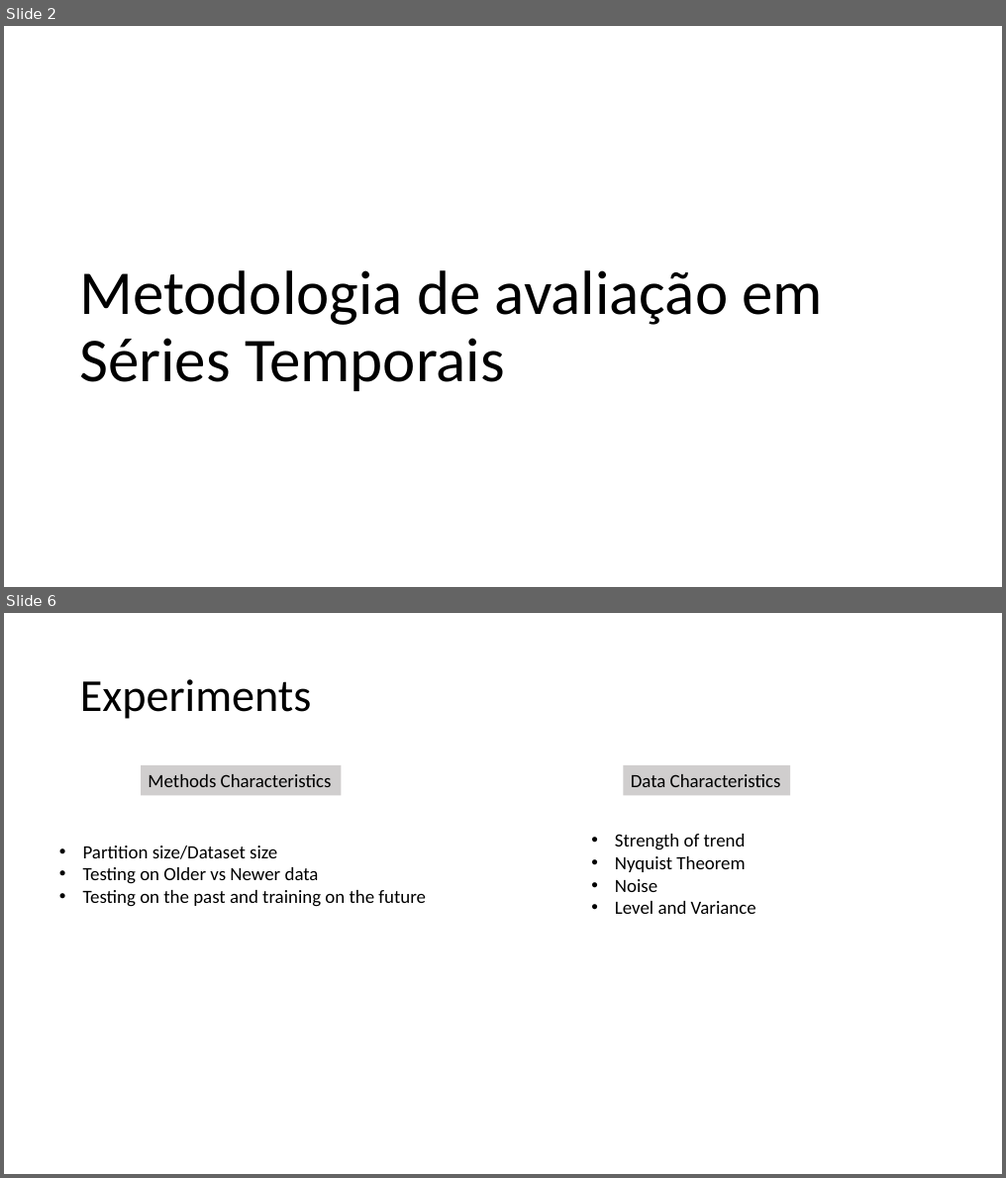
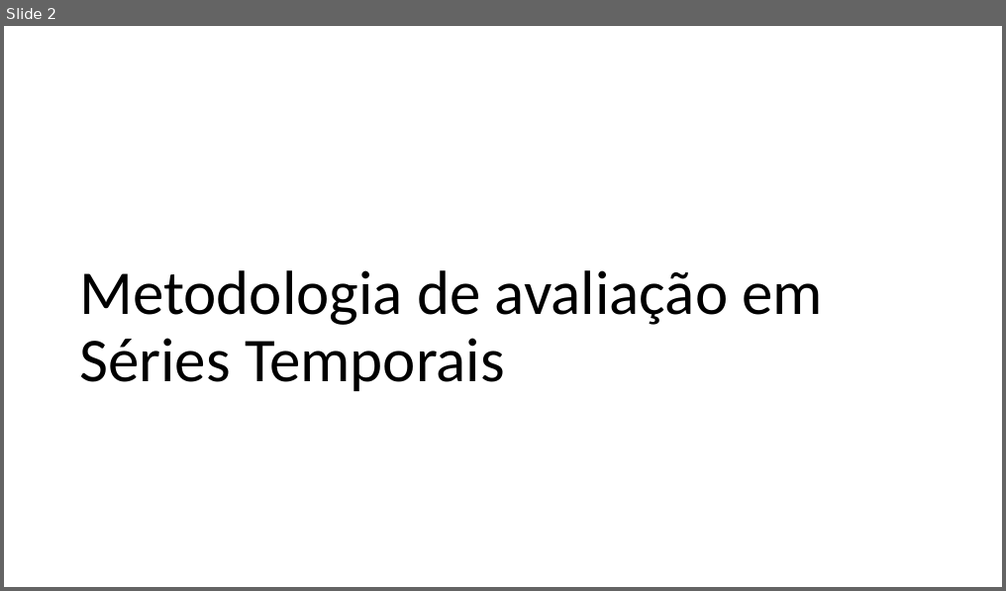
Before and after one commit to MiguelLoureiro98/timecave, a slide deck: papers/.ppt/TimeSeriesCV_15032024.pptx. Shown one above the other, each under a label of ours: slides 2 and 6 before the commit, slide 2 after it; the slides between them are not shown. The pictures are 1006x1178 and 1006x591 pixels, drawn with LibreOffice and Linux fonts; fonts in the diff are those of the drawing. Boxes give left, top, right and bottom in pixels: in the first picture for what was removed or moved away, otherwise in the second. Text is boxed around its words. In the diff, an @@ line names an element or a change of style, - is before the commit and + after.

```diff
--- a/papers/.ppt/TimeSeriesCV_15032024.pptx
+++ b/papers/.ppt/TimeSeriesCV_15032024.pptx
@@ slide 6 removed at <box>4,613,1002,1174</box>, background #FFFFFF @@
@@ title removed at <box>80,679,312,719</box> @@
-Experiments
@@ rectangle removed at <box>141,765,342,795</box> @@
-Methods Characteristics
@@ rectangle removed at <box>623,765,790,795</box> @@
-Data Characteristics
@@ text removed at <box>83,846,426,907</box> @@
-• Partition size/Dataset size
-• Testing on Older vs Newer data
-• Testing on the past and training on the future
@@ text removed at <box>615,834,756,914</box> @@
-• Strength of trend
-• Nyquist Theorem
-• Noise
-• Level and Variance
```
Also in this commit, not shown: 2 slides changed, 22 slides added, 4 other slides removed, 9 other files.
